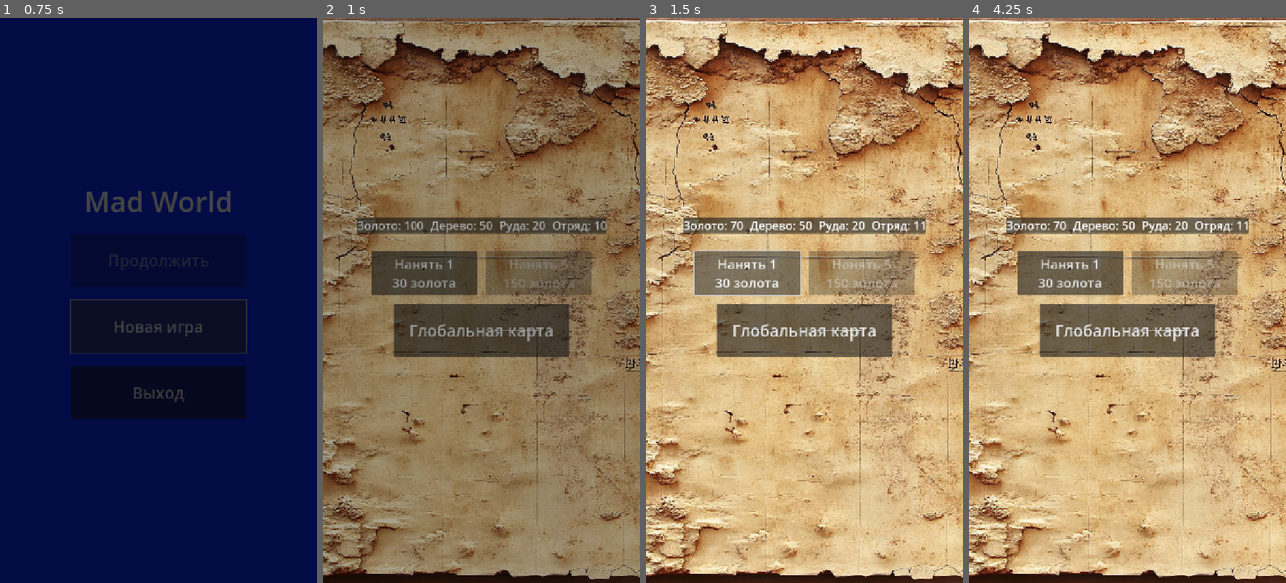
Above: before the commit, frames 1-4 (left to right).
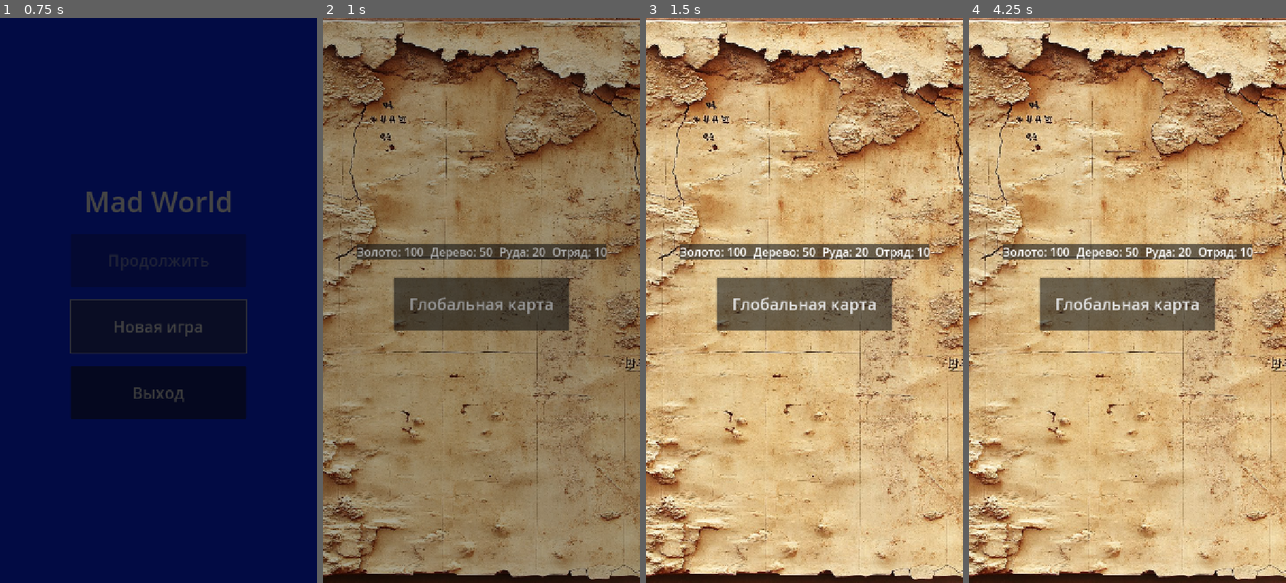
Above: after the commit, the same moments.

Repository: Alsaxar/Mad_World_Alsaxar
Game: Godot game, scene res://scenes/main_menu.tscn
Two runs of this game, one before a commit and one after it. Both use one fixed random seed, a clock stepped at 60 frames per second and the inputs below.
Inputs (mouse positions are in pixels of both pictures, inside the frame that each line leads up to):
- Up to frame 1 (0.75 s): click "Новая игра" at 0.5 s
- Up to frame 2 (1 s): no input
- Up to frame 3 (1.5 s): click (747, 272) at 1.25 s, where only the run before the commit has a clickable "Нанять 1 30 золота"
- Up to frame 4 (4.25 s): click (1124, 453) at 2 s, where only the run after the commit has a clickable "Построить: Казармы золото 60,…"; click "Глобальная карта" at 2.75 s; click "Домой" at 3.5 s

Frame 1 is identical in both runs. In frame 2, 11% of the frame differs, in the area x 10-90%, y 35-60%; in frame 3, 12%; in frame 4, 12%.

Commit message:
Version 0.11

Diff:
--- a/base.gd
+++ /dev/null
@@ -1,32 +0,0 @@
-extends Control
-
-@onready var map_button: Button = $Layout/MapButton
-
-
-@onready var recruit_1_button: Button = $Layout/RecruitRow/Recruit1Button
-@onready var recruit_5_button: Button = $Layout/RecruitRow/Recruit5Button
-
-func _ready() -> void:
-	GameState.new_day()
-	map_button.pressed.connect(_on_map_button_pressed)
-	recruit_1_button.pressed.connect(_on_recruit_pressed.bind(1))
-	recruit_5_button.pressed.connect(_on_recruit_pressed.bind(5))
-	GameState.resources_changed.connect(_update_recruit_buttons)
-	_update_recruit_buttons()
-
-#func _on_map_button_pressed() -> void:
-	#GameState.add_resources(10)
-	#get_tree().change_scene_to_file("res://scenes/world_map.tscn")
-
-func _on_map_button_pressed() -> void:
-	SceneManager.change_scene("res://scenes/world_map.tscn")
-
-func _on_recruit_pressed(count: int) -> void:
-	GameState.recruit(count)
-	SaveManager.save_game()
-
-func _update_recruit_buttons() -> void:
-	recruit_1_button.text = "Нанять 1\n%d золота" % (GameState.RECRUIT_COST * 1)
-	recruit_5_button.text = "Нанять 5\n%d золота" % (GameState.RECRUIT_COST * 5)
-	recruit_1_button.disabled = not GameState.can_recruit(1)
-	recruit_5_button.disabled = not GameState.can_recruit(5)
--- a/scenes/base.tscn
+++ b/scenes/base.tscn
@@ -1,6 +1,6 @@
 [gd_scene load_steps=6 format=3 uid="uid://bmldx5227le6j"]
 
-[ext_resource type="Script" uid="uid://cnapl871pckbf" path="res://base.gd" id="1_h5ip5"]
+[ext_resource type="Script" uid="uid://cnapl871pckbf" path="res://scripts/base.gd" id="1_h5ip5"]
 [ext_resource type="Texture2D" uid="uid://clc4kymhj5lk7" path="res://WorldMapTexture.jpg" id="2_40w10"]
 [ext_resource type="PackedScene" uid="uid://c1l8sv6v2a80n" path="res://scenes/ui/resource_bar.tscn" id="4_hh5oj"]
 
@@ -47,24 +47,41 @@
 [node name="ResourceBar" parent="Layout" instance=ExtResource("4_hh5oj")]
 layout_mode = 2
 
-[node name="Spacer" type="Control" parent="Layout"]
+[node name="Scroll" type="ScrollContainer" parent="Layout"]
 layout_mode = 2
 size_flags_vertical = 3
+horizontal_scroll_mode = 0
+scroll_deadzone = 15
 
-[node name="RecruitRow" type="HBoxContainer" parent="Layout"]
+[node name="Content" type="VBoxContainer" parent="Layout/Scroll"]
 layout_mode = 2
+size_flags_horizontal = 3
 theme_override_constants/separation = 20
-alignment = 1
 
-[node name="Recruit1Button" type="Button" parent="Layout/RecruitRow"]
-custom_minimum_size = Vector2(240, 100)
+[node name="SpecialTitle" type="Label" parent="Layout/Scroll/Content"]
 layout_mode = 2
-theme_override_font_sizes/font_size = 30
+theme_override_font_sizes/font_size = 36
+text = "Замок"
 
-[node name="Recruit5Button" type="Button" parent="Layout/RecruitRow"]
-custom_minimum_size = Vector2(240, 100)
+[node name="SpecialBuildings" type="VBoxContainer" parent="Layout/Scroll/Content"]
 layout_mode = 2
-theme_override_font_sizes/font_size = 30
+theme_override_constants/separation = 16
+
+[node name="ResourceTitle" type="Label" parent="Layout/Scroll/Content"]
+layout_mode = 2
+theme_override_font_sizes/font_size = 36
+text = "Ресурсные здания"
+
+[node name="IncomeLabel" type="Label" parent="Layout/Scroll/Content"]
+layout_mode = 2
+theme_override_font_sizes/font_size = 26
+autowrap_mode = 3
+
+[node name="ResourceGrid" type="GridContainer" parent="Layout/Scroll/Content"]
+layout_mode = 2
+theme_override_constants/h_separation = 16
+theme_override_constants/v_separation = 16
+columns = 2
 
 [node name="MapButton" type="Button" parent="Layout"]
 custom_minimum_size = Vector2(400, 120)
--- a/scenes/battle.tscn
+++ b/scenes/battle.tscn
@@ -1,6 +1,6 @@
 [gd_scene load_steps=2 format=3 uid="uid://dnxjet00g34bh"]
 
-[ext_resource type="Script" uid="uid://c5a3ier0nq6" path="res://scenes/battle.gd" id="1_dn72j"]
+[ext_resource type="Script" uid="uid://c5a3ier0nq6" path="res://scripts/battle.gd" id="1_dn72j"]
 
 [node name="Battle" type="Control"]
 layout_mode = 3
--- a/scenes/hero.tscn
+++ b/scenes/hero.tscn
@@ -1,7 +1,7 @@
 [gd_scene load_steps=3 format=3 uid="uid://c7d6gi6lilrla"]
 
 [ext_resource type="Texture2D" uid="uid://ba3hpnqjcxqku" path="res://ManIcon128x128.png" id="1_3uyx6"]
-[ext_resource type="Script" uid="uid://cnjpy5aujjwmq" path="res://scenes/hero.gd" id="1_yvbpl"]
+[ext_resource type="Script" uid="uid://cnjpy5aujjwmq" path="res://scripts/hero.gd" id="1_yvbpl"]
 
 [node name="Hero" type="Node2D"]
 script = ExtResource("1_yvbpl")
--- a/scenes/main_menu.tscn
+++ b/scenes/main_menu.tscn
@@ -1,6 +1,6 @@
 [gd_scene load_steps=2 format=3 uid="uid://d05o1e8maxvxy"]
 
-[ext_resource type="Script" uid="uid://kkrdhthfh51h" path="res://scenes/main_menu.gd" id="1_l6cm7"]
+[ext_resource type="Script" uid="uid://kkrdhthfh51h" path="res://scripts/main_menu.gd" id="1_l6cm7"]
 
 [node name="MainMenu" type="Control"]
 layout_mode = 3
--- a/scenes/poi.tscn
+++ b/scenes/poi.tscn
@@ -1,6 +1,6 @@
 [gd_scene load_steps=2 format=3 uid="uid://bdy2s65xlfoco"]
 
-[ext_resource type="Script" uid="uid://bvedbb4je3fpc" path="res://scenes/poi.gd" id="1_6r3jc"]
+[ext_resource type="Script" uid="uid://bvedbb4je3fpc" path="res://scripts/poi.gd" id="1_6r3jc"]
 
 [node name="Poi" type="Node2D"]
 script = ExtResource("1_6r3jc")
--- /dev/null
+++ b/scenes/ui/building_slot.tscn
@@ -0,0 +1,27 @@
+[gd_scene load_steps=2 format=3 uid="uid://cnek4a2hfb5b"]
+
+[ext_resource type="Script" uid="uid://chfbfi3p67i0b" path="res://scripts/building_slot.gd" id="1_jfu48"]
+
+[node name="BuildingSlot" type="PanelContainer"]
+offset_right = 1.0
+offset_bottom = 96.0
+size_flags_horizontal = 3
+script = ExtResource("1_jfu48")
+
+[node name="Box" type="VBoxContainer" parent="."]
+layout_mode = 2
+theme_override_constants/separation = 10
+
+[node name="NameLabel" type="Label" parent="Box"]
+layout_mode = 2
+theme_override_font_sizes/font_size = 30
+autowrap_mode = 3
+
+[node name="InfoLabel" type="Label" parent="Box"]
+layout_mode = 2
+theme_override_font_sizes/font_size = 24
+autowrap_mode = 3
+
+[node name="Actions" type="VBoxContainer" parent="Box"]
+layout_mode = 2
+theme_override_constants/separation = 8
--- a/scenes/ui/resource_bar.tscn
+++ b/scenes/ui/resource_bar.tscn
@@ -1,6 +1,6 @@
 [gd_scene load_steps=2 format=3 uid="uid://c1l8sv6v2a80n"]
 
-[ext_resource type="Script" uid="uid://708lmqn24o21" path="res://scenes/ui/resource_bar.gd" id="1_th427"]
+[ext_resource type="Script" uid="uid://708lmqn24o21" path="res://scripts/resource_bar.gd" id="1_th427"]
 
 [node name="ResourceBar" type="PanelContainer"]
 offset_right = 40.0
--- a/scenes/world_map.tscn
+++ b/scenes/world_map.tscn
@@ -1,11 +1,11 @@
 [gd_scene load_steps=7 format=3 uid="uid://d380ca1jej6kb"]
 
-[ext_resource type="Script" uid="uid://bayaqfqnfjop0" path="res://scenes/world_map.gd" id="1_oru6e"]
+[ext_resource type="Script" uid="uid://bayaqfqnfjop0" path="res://scripts/world_map.gd" id="1_oru6e"]
 [ext_resource type="Texture2D" uid="uid://beo7olpo2ctqr" path="res://WorldMapIcon.png" id="2_qqero"]
 [ext_resource type="PackedScene" uid="uid://c7d6gi6lilrla" path="res://scenes/hero.tscn" id="3_pls23"]
 [ext_resource type="PackedScene" uid="uid://bdy2s65xlfoco" path="res://scenes/poi.tscn" id="3_qj3iy"]
 [ext_resource type="PackedScene" uid="uid://c1l8sv6v2a80n" path="res://scenes/ui/resource_bar.tscn" id="4_qj3iy"]
-[ext_resource type="Script" uid="uid://dmuloc3a6ge7u" path="res://scenes/path_preview.gd" id="4_sh0tg"]
+[ext_resource type="Script" uid="uid://dmuloc3a6ge7u" path="res://scripts/path_preview.gd" id="4_sh0tg"]
 
 [node name="world_map" type="Node2D"]
 script = ExtResource("1_oru6e")
--- /dev/null
+++ b/scripts/base.gd
@@ -0,0 +1,31 @@
+extends Control
+
+const SLOT_SCENE := preload("res://scenes/ui/building_slot.tscn")
+
+@onready var map_button: Button = $Layout/MapButton
+@onready var special_box: VBoxContainer = $Layout/Scroll/Content/SpecialBuildings
+@onready var resource_grid: GridContainer = $Layout/Scroll/Content/ResourceGrid
+@onready var income_label: Label = $Layout/Scroll/Content/IncomeLabel
+
+func _ready() -> void:
+	map_button.pressed.connect(_on_map_button_pressed)
+	GameState.buildings_changed.connect(_update_income)
+	_create_slots()
+	_update_income()
+
+func _create_slots() -> void:
+	for id: String in BuildingDB.SPECIAL_SLOTS:
+		_add_slot(special_box, id, BuildingDB.BUILDINGS[id]["name"], [id])
+	for i in BuildingDB.RESOURCE_SLOT_COUNT:
+		_add_slot(resource_grid, "res_%d" % i, "Слот %d" % (i + 1), BuildingDB.RESOURCE_TYPES)
+
+func _add_slot(parent: Container, id: String, title: String, types: Array) -> void:
+	var slot: BuildingSlot = SLOT_SCENE.instantiate()
+	slot.setup(id, title, types)
+	parent.add_child(slot)  # _ready слота вызывается именно здесь
+
+func _update_income() -> void:
+	income_label.text = "Доход за день: %s" % BuildingDB.format_cost(GameState.daily_income())
+
+func _on_map_button_pressed() -> void:
+	SceneManager.change_scene("res://scenes/world_map.tscn")
--- a/scenes/battle.gd
+++ b/scripts/battle.gd
@@ -64,6 +64,19 @@
 	enemy_bar.value = enemy_hp
 	player_bar.value = player_hp
 
+#func _finish(victory: bool) -> void:
+	#finished = true
+	#won = victory
+	#action_button.text = "Продолжить"
+	#if victory:
+		#GameState.army = _count(player_hp, PLAYER_UNIT_HP)
+		#GameState.used_points[GameState.battle_poi] = true
+		#GameState.add_resources(REWARD_GOLD)
+		#log_label.text += "\n\nПобеда! Добыча: %d золота." % REWARD_GOLD
+	#else:
+		#GameState.army = maxi(roundi(player_start / 2.0), 1)
+		#log_label.text += "\n\nПоражение. Отряд отступает в замок, половина бойцов потеряна."
+
 func _finish(victory: bool) -> void:
 	finished = true
 	won = victory
@@ -75,10 +88,15 @@
 		log_label.text += "\n\nПобеда! Добыча: %d золота." % REWARD_GOLD
 	else:
 		GameState.army = maxi(roundi(player_start / 2.0), 1)
-		log_label.text += "\n\nПоражение. Отряд отступает в замок, половина бойцов потеряна."
+		log_label.text += "\n\nПоражение. Отряд отступает в замок."
+
+	var hurt := GameState.register_casualties(player_start - GameState.army)
+	if hurt > 0:
+		log_label.text += "\nРаненых отправлено в лазарет: %d." % hurt
 
 func _leave() -> void:
 	if won:
 		SceneManager.change_scene("res://scenes/world_map.tscn")
 	else:
+		GameState.end_day()  # новая строка: отступление тоже возвращает домой
 		SceneManager.change_scene("res://scenes/base.tscn")
--- /dev/null
+++ b/scripts/building_db.gd
@@ -0,0 +1,32 @@
+class_name BuildingDB
+extends RefCounted
+
+const RES_NAMES := {"gold": "золото", "wood": "дерево", "ore": "руда"}
+
+const BUILDINGS := {
+	"town_hall": {"name": "Ратуша", "cost": {"gold": 70, "wood": 60}},
+	"barracks": {"name": "Казармы", "cost": {"gold": 60, "wood": 30}},
+	"portal": {"name": "Портал", "cost": {"gold": 100, "wood": 50, "ore": 30}},
+	"infirmary": {"name": "Лазарет", "cost": {"gold": 60, "wood": 40}},
+	"gold_mine": {"name": "Золотой рудник", "cost": {"wood": 50}, "income": {"gold": 20}},
+	"sawmill": {"name": "Лесопилка", "cost": {"gold": 40}, "income": {"wood": 15}},
+	"ore_mine": {"name": "Шахта руды", "cost": {"gold": 40, "wood": 20}, "income": {"ore": 10}},
+}
+
+const SPECIAL_SLOTS := ["town_hall","barracks", "portal", "infirmary"]
+const RESOURCE_TYPES := ["gold_mine", "sawmill", "ore_mine"]
+const RESOURCE_SLOT_COUNT := 12
+
+static func format_cost(cost: Dictionary) -> String:
+	var parts: PackedStringArray = []
+	for res in cost:
+		if int(cost[res]) > 0:
+			parts.append("%s %d" % [RES_NAMES[res], int(cost[res])])
+	return ", ".join(parts) if not parts.is_empty() else "—"
+
+static func income_of(type: String, level: int) -> Dictionary:
+	var result := {}
+	var income: Dictionary = BUILDINGS[type].get("income", {})
+	for res in income:
+		result[res] = int(income[res]) * level
+	return result
--- /dev/null
+++ b/scripts/building_slot.gd
@@ -0,0 +1,78 @@
+class_name BuildingSlot
+extends PanelContainer
+
+@onready var name_label: Label = $Box/NameLabel
+@onready var info_label: Label = $Box/InfoLabel
+@onready var actions: VBoxContainer = $Box/Actions
+
+var slot_id := ""
+var slot_title := ""
+var allowed_types: Array = []  # что здесь можно построить
+
+func setup(id: String, title: String, types: Array) -> void:
+	slot_id = id
+	slot_title = title
+	allowed_types = types
+
+func _ready() -> void:
+	GameState.buildings_changed.connect(refresh)
+	GameState.resources_changed.connect(refresh)
+	refresh()
+
+func refresh() -> void:
+	for child in actions.get_children():
+		child.queue_free()
+
+	if GameState.has_building(slot_id):
+		var type: String = GameState.buildings[slot_id]["type"]
+		var level := GameState.building_level(slot_id)
+		name_label.text = "%s (ур. %d)" % [BuildingDB.BUILDINGS[type]["name"], level]
+		info_label.text = _info_text(type, level)
+		_add_built_actions(type)
+	else:
+		name_label.text = slot_title
+		info_label.text = "Пусто. Что построить?" if allowed_types.size() > 1 else "Не построено"
+		for type: String in allowed_types:
+			var cost: Dictionary = BuildingDB.BUILDINGS[type]["cost"]
+			var text := "Построить: %s\n%s" % [BuildingDB.BUILDINGS[type]["name"], BuildingDB.format_cost(cost)]
+			_add_action(text, GameState.build.bind(slot_id, type), GameState.can_afford(cost))
+
+func _info_text(type: String, level: int) -> String:
+	match type:
+		"barracks":
+			return "Отряд: %d" % GameState.army
+		"portal":
+			return "Призванных стражей: %d" % GameState.elite
+		"infirmary":
+			return "Раненых: %d" % GameState.wounded
+		_:
+			return "Доход в день: %s" % BuildingDB.format_cost(BuildingDB.income_of(type, level))
+
+func _add_built_actions(type: String) -> void:
+	match type:
+		"barracks":
+			_add_action("Нанять 1\n%d золота" % GameState.RECRUIT_COST,
+					GameState.recruit.bind(1), GameState.can_recruit(1))
+			_add_action("Нанять 5\n%d золота" % (GameState.RECRUIT_COST * 5),
+					GameState.recruit.bind(5), GameState.can_recruit(5))
+		"portal":
+			_add_action("Призвать стража\n%s" % BuildingDB.format_cost(GameState.SUMMON_COST),
+					GameState.summon_elite, GameState.can_afford(GameState.SUMMON_COST))
+		"infirmary":
+			_add_action("Вылечить раненых\n%d золота за бойца" % GameState.HEAL_COST,
+					GameState.heal_wounded, GameState.can_heal())
+		# у ресурсных зданий кнопок пока нет: здесь появится «Улучшить»
+
+func _add_action(text: String, action: Callable, enabled := true) -> void:
+	var button := Button.new()
+	button.text = text
+	button.disabled = not enabled
+	button.custom_minimum_size = Vector2(0, 90)
+	button.autowrap_mode = TextServer.AUTOWRAP_WORD_SMART
+	button.add_theme_font_size_override("font_size", 24)
+	button.pressed.connect(_on_action_pressed.bind(action))
+	actions.add_child(button)
+
+func _on_action_pressed(action: Callable) -> void:
+	action.call()
+	SaveManager.save_game()
--- a/scripts/game_state.gd
+++ b/scripts/game_state.gd
@@ -2,17 +2,26 @@
 
 signal resources_changed
 signal stamina_changed
+
+signal buildings_changed
 
 const MAX_STAMINA := 100.0
 const START_CELL := Vector2i(2, 2)  # клетка замка на карте
 
 const RECRUIT_COST := 30  # золота за одного бойца
 
+const SUMMON_COST := {"gold": 100, "ore": 10}  # цена призыва одного бойца
+const HEAL_COST := 10                          # золота за лечение одного бойца
+
 var gold := 100
 var wood := 50
 var ore := 20
 var stamina := MAX_STAMINA
 var army := 10
+
+var elite := 0       # особые войска из портала
+var wounded := 0     # раненые в лазарете
+var buildings := {}  # слот -> {"type": ..., "level": ...}
 
 var hero_cell := START_CELL
 var used_points := {}  # точки, уже использованные сегодня
@@ -43,6 +52,9 @@
 	wood = 50
 	ore = 20
 	army = 10
+	elite = 0
+	wounded = 0
+	buildings.clear()
 	new_day()
 	resources_changed.emit()
 
@@ -51,8 +63,11 @@
 	used_points.clear()
 	hero_cell = START_CELL
 
+#func can_recruit(count: int) -> bool:
+	#return gold >= RECRUIT_COST * count
+
 func can_recruit(count: int) -> bool:
-	return gold >= RECRUIT_COST * count
+	return has_building("barracks") and gold >= RECRUIT_COST * count
 
 func recruit(count: int) -> void:
 	if not can_recruit(count):
@@ -68,6 +83,9 @@
 		"ore": ore,
 		"stamina": stamina,
 		"army": army,
+		"elite": elite,
+		"wounded": wounded,
+		"buildings": buildings,
 		"hero_cell": [hero_cell.x, hero_cell.y],
 		"used_points": used_points,
 		"current_scene": current_scene,
@@ -85,3 +103,69 @@
 	current_scene = str(data.get("current_scene", "res://scenes/base.tscn"))
 	resources_changed.emit()
 	stamina_changed.emit()
+	buildings_changed.emit()
+
+func has_building(slot: String) -> bool:
+	return buildings.has(slot)
+
+func building_level(slot: String) -> int:
+	return int(buildings[slot].get("level", 1))
+
+func can_afford(cost: Dictionary) -> bool:
+	return gold >= int(cost.get("gold", 0)) \
+			and wood >= int(cost.get("wood", 0)) \
+			and ore >= int(cost.get("ore", 0))
+
+func _pay(cost: Dictionary) -> void:
+	add_resources(-int(cost.get("gold", 0)), -int(cost.get("wood", 0)), -int(cost.get("ore", 0)))
+
+func build(slot: String, type: String) -> void:
+	if buildings.has(slot):
+		return
+	var cost: Dictionary = BuildingDB.BUILDINGS[type]["cost"]
+	if not can_afford(cost):
+		return
+	buildings[slot] = {"type": type, "level": 1}
+	_pay(cost)  # внутри сигнал resources_changed, здание уже записано
+	buildings_changed.emit()
+
+func daily_income() -> Dictionary:
+	var total := {"gold": 0, "wood": 0, "ore": 0}
+	for slot in buildings:
+		var building: Dictionary = buildings[slot]
+		var income := BuildingDB.income_of(building["type"], int(building.get("level", 1)))
+		for res in income:
+			total[res] += income[res]
+	return total
+
+func end_day() -> void:
+	# возвращение в замок: доход от зданий + новый день
+	var income := daily_income()
+	add_resources(income["gold"], income["wood"], income["ore"])
+	new_day()
+
+func summon_elite() -> void:
+	if not has_building("portal") or not can_afford(SUMMON_COST):
+		return
+	elite += 1
+	_pay(SUMMON_COST)  # сигнал обновит интерфейс уже с новым числом
+
+func can_heal() -> bool:
+	return has_building("infirmary") and wounded > 0 and gold >= HEAL_COST
+
+func heal_wounded() -> void:
+	var count := mini(wounded, floori(gold / float(HEAL_COST)))
+	if not has_building("infirmary") or count <= 0:
+		return
+	wounded -= count
+	army += count
+	gold -= count * HEAL_COST
+	resources_changed.emit()
+
+func register_casualties(count: int) -> int:
+	# половина погибших (с округлением вверх) попадает в лазарет, если он построен
+	if count <= 0 or not has_building("infirmary"):
+		return 0
+	var hurt := ceili(count / 2.0)
+	wounded += hurt
+	return hurt
--- a/scenes/world_map.gd
+++ b/scripts/world_map.gd
@@ -118,6 +118,7 @@
 
 func _on_base_button_pressed() -> void:
 	hero.stop()
+	GameState.end_day()  # новая строка: доход от зданий и новый день
 	SceneManager.change_scene("res://scenes/base.tscn")
 
 func _update_stamina_bar() -> void:
Renamed: base.gd.uid -> scripts/base.gd.uid
Renamed: scenes/battle.gd.uid -> scripts/battle.gd.uid
Not shown, added: scripts/building_db.gd.uid
Not shown, added: scripts/building_slot.gd.uid
Renamed: scenes/hero.gd -> scripts/hero.gd
Renamed: scenes/hero.gd.uid -> scripts/hero.gd.uid
Renamed: scenes/main_menu.gd -> scripts/main_menu.gd
Renamed: scenes/main_menu.gd.uid -> scripts/main_menu.gd.uid
Renamed: scenes/path_preview.gd -> scripts/path_preview.gd
Renamed: scenes/path_preview.gd.uid -> scripts/path_preview.gd.uid
Renamed: scenes/poi.gd -> scripts/poi.gd
Renamed: scenes/poi.gd.uid -> scripts/poi.gd.uid
(and 3 more such lines)
